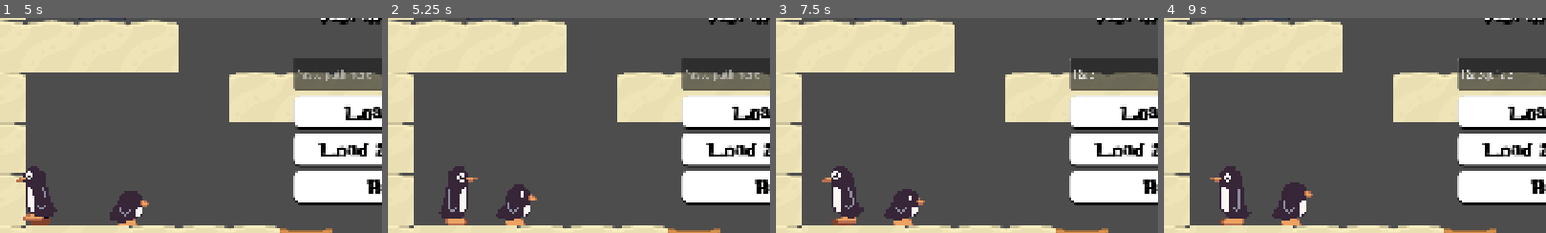
Above: before the commit, frames 1-4 (left to right).
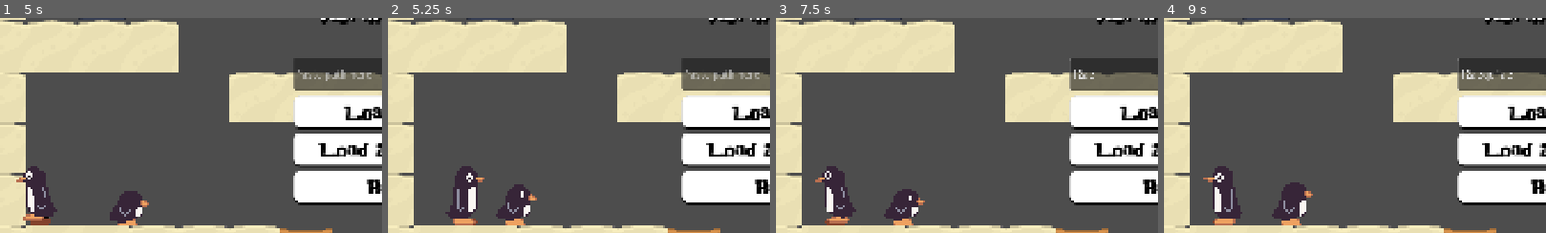
Above: after the commit, the same moments.

Repository: Shreyashz/couch-coop
Game: Godot game, scene res://Prefab/gameController.tscn
Same seed, same stepped clock (60 frames per second), same inputs: the game is played once before the commit and once after it. The engine's default icon, where the game draws it, is replaced by a stand-in: a white triangle on a blue panel in a dark square.
Inputs (mouse positions are % of the whole screen's width and height, from its top left):
- Up to frame 1 (5 s): click "Start Game" at 0.5 s; hold D (p1_move_right) 1.28-2 s; hold ` (AdminTrigger) 1.28-2 s; tap Q (p1_jump) at 1.52, 3.77 s; click (51, 39) at 2.02 s; type "12" at 2.1 s; click "Back" at 2.75 s; hold D (p1_move_right) 3.53-4.28 s; tap E (p1_interact) at 3.6 s; hold A (p1_move_left) from 4.28 s (still down); hold ` (AdminTrigger) from 4.28 s (still down)
- Up to frame 2 (5.25 s): release A (p1_move_left) at 5.03 s; release ` (AdminTrigger) at 5.03 s; hold D (p1_move_right) from 5.03 s (still down); tap E (p1_interact) at 5.1 s
- Up to frame 3 (7.5 s): tap Q (p1_jump) at 5.27, 6.02 s; hold ` (AdminTrigger) 5.78-6.5 s; release D (p1_move_right) at 6.5 s; click (51, 39) at 6.52 s; type "12" at 6.6 s; hold A (p1_move_left) from 7.28 s (still down); tap E (p1_interact) at 7.35 s
- Up to frame 4 (9 s): tap Q (p1_jump) at 7.52 s; release A (p1_move_left) at 8.03 s; hold D (p1_move_right) 8.03-8.78 s; hold ` (AdminTrigger) 8.03-8.78 s; hold A (p1_move_left) from 8.78 s (still down); tap E (p1_interact) at 8.85 s
The pictures show only the part of the screen within x 0-50%, y 26-76%; the shares and areas given below are measured in that part.

Frame 1 is identical in both runs. In frame 2, 1.6% of the frame differs, in the area x 13-26%, y 68-97%; in frame 3, 1.6%; in frame 4, 1.6%.

Commit message:
Update playerMovement.gd

Diff:
--- a/Scripts/playerMovement.gd
+++ b/Scripts/playerMovement.gd
@@ -3,6 +3,7 @@
 var swimming = false
 var can_roll = false
 var active_roll = false
+var stamina = 150
 var pos=0
 var defaultAnimationScale:float = 1.0
 
@@ -80,6 +81,13 @@
 			animationTree.set("parameters/Transition/transition_request", "Walk")
 			animationTree.set("parameters/TimeScale/scale", WalkScaleAnimation)
 			velocity.x = direction * SPEED
+			if(Input.is_action_pressed(controls.interact) && !can_roll && stamina >= 0):
+				print(stamina)
+				velocity.x += 300 * direction
+				stamina -= 10
+			else:
+				if(stamina < 150):
+					stamina += 5
 		else:
 			animationTree.set("parameters/Transition/transition_request", "Idle")
 			animationTree.set("parameters/TimeScale/scale", defaultAnimationScale)
